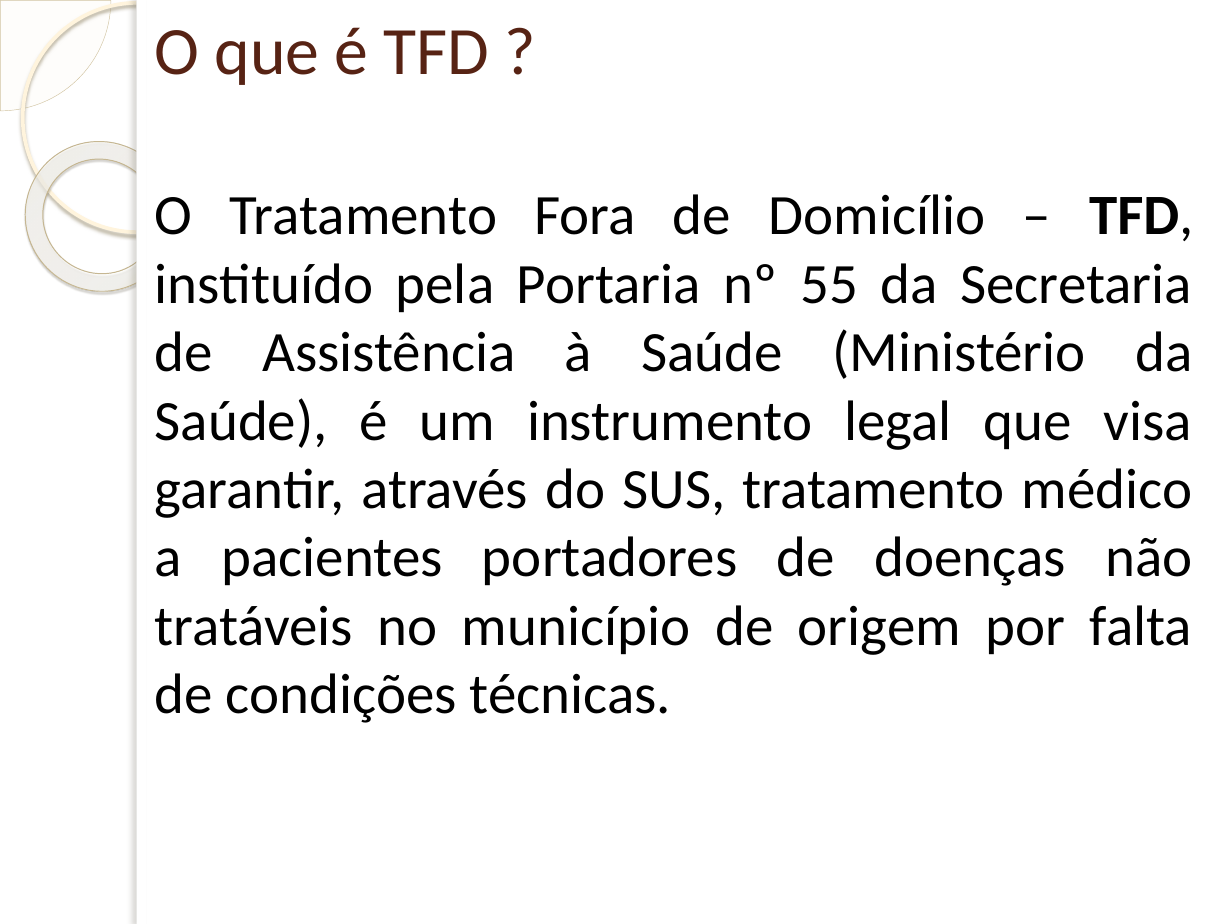
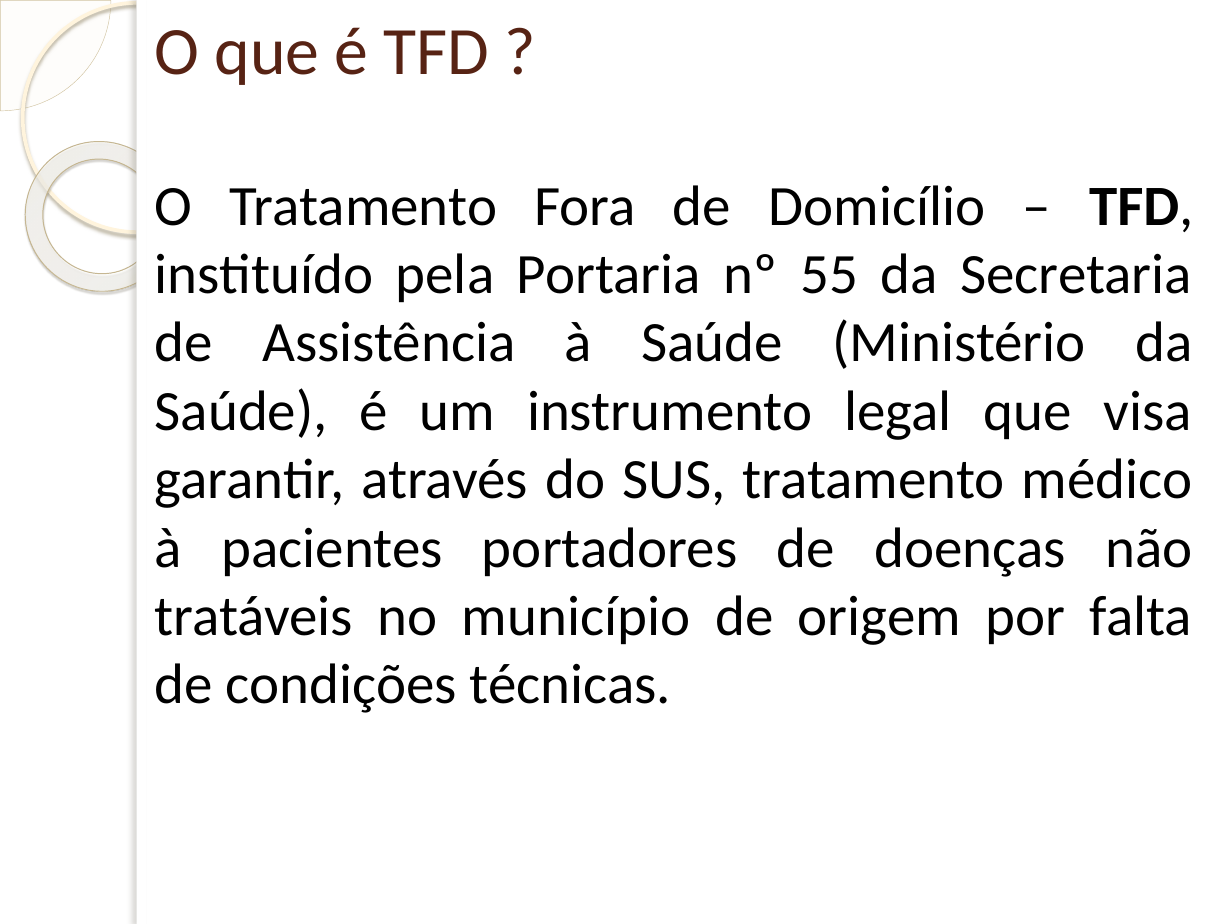
Before and after one commit to pjsantosp/PROJETOTCC, a slide deck: slide 3 of Apresentação TCC2 Paulo.pptx. Drawn at 1232x924 pixels with LibreOffice and Linux fonts; fonts in the diff are those of the drawing; background and template pictures are left out. Boxes give left, top, right and bottom in pixels: in the first picture for what was removed or moved away, otherwise in the second. Text is boxed around its words. In the diff, an @@ line names an element or a change of style, - is before the commit and + after.

Commit message:
Feito as Correções Solicitadas pela Banca

```diff
--- a/Apresentação TCC2 Paulo.pptx
+++ b/Apresentação TCC2 Paulo.pptx
@@ text at bbox=[155, 185, 1194, 713]: text changed @@
-O Tratamento Fora de Domicílio – TFD, instituído pela Portaria nº 55 da Secretaria de Assistência à Saúde (Ministério da Saúde), é um instrumento legal que visa garantir, através do SUS, tratamento médico a pacientes portadores de doenças não tratáveis no município de origem por falta de condições técnicas.
+O Tratamento Fora de Domicílio – TFD, instituído pela Portaria nº 55 da Secretaria de Assistência à Saúde (Ministério da Saúde), é um instrumento legal que visa garantir, através do SUS, tratamento médico à pacientes portadores de doenças não tratáveis no município de origem por falta de condições técnicas.
```
Also in this commit, not shown: 6 other slides changed.
